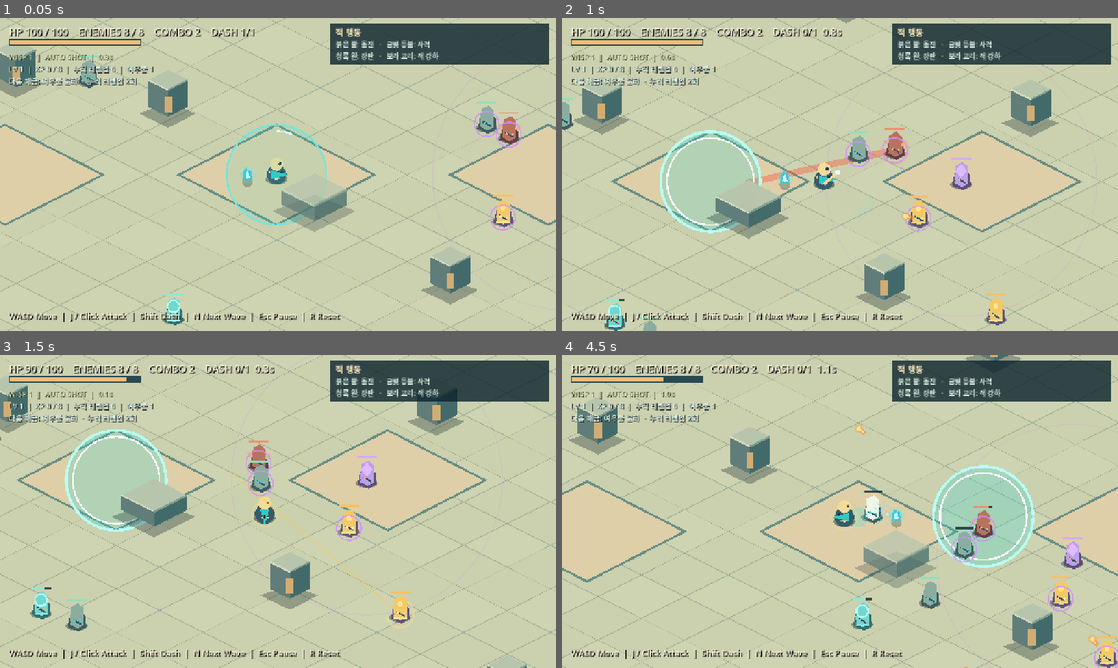
Above: before the commit, frames 1-4 (two rows, left to right).
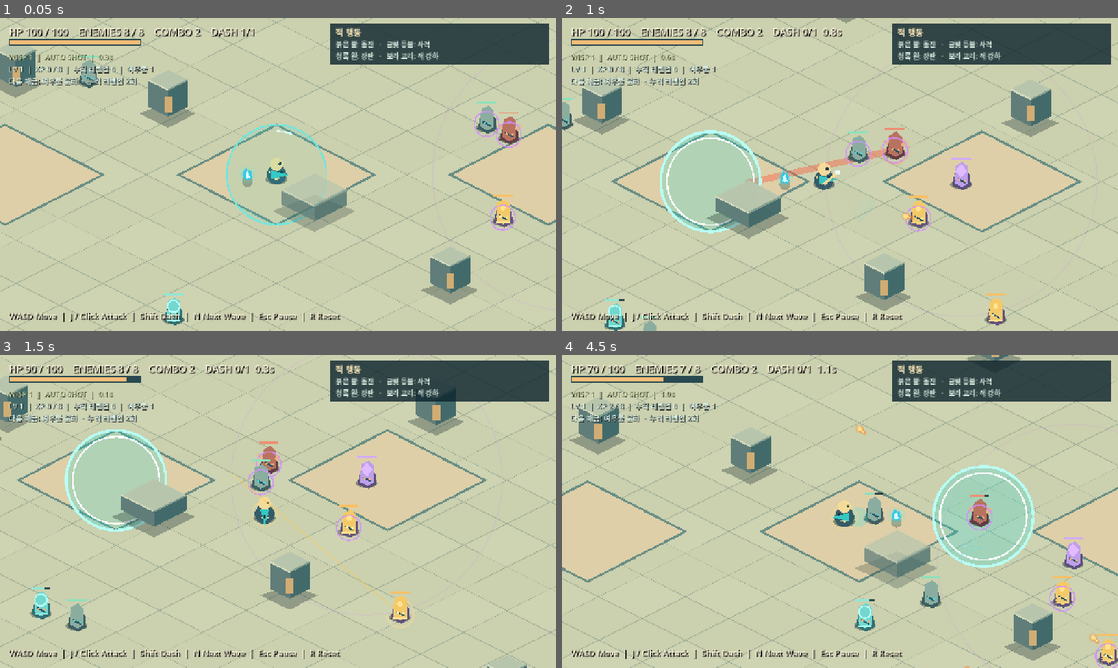
Above: after the commit, the same moments.

Repository: noru358/new-game
Game: Godot game, scene res://game/view_prototype.tscn
Same seed, same stepped clock (60 frames per second), same inputs: the game is played once before the commit and once after it. This scene is started directly instead of the project's main scene.
Inputs (mouse positions are in pixels of both pictures, inside the frame that each line leads up to):
- Up to frame 1 (0.05 s): no input
- Up to frame 2 (1 s): tap Enter at 0.5 s; move the mouse to (962, 158) at 0.52 s; hold D (move_right) from 0.53 s (still down); hold Shift (dash) from 0.53 s (still down); click (962, 158) at 0.67 s; tap Space at 0.77 s; tap V at 0.8 s
- Up to frame 3 (1.5 s): move the mouse to (166, 527) at 1.27 s; release D (move_right) at 1.28 s; release Shift (dash) at 1.28 s; hold S (move_down) from 1.28 s (still down); tap V at 1.35 s
- Up to frame 4 (4.5 s): tap Space at 1.52, 3.02, 3.77 s; tap G at 1.55, 2.1 s; move the mouse to (895, 442) at 2.02 s; release S (move_down) at 2.03 s; hold D (move_right) 2.03-2.78 s; tap N at 2.3, 2.85 s; move the mouse to (812, 574) at 2.77 s; hold W (move_up) 2.78-3.53 s; click (812, 574) at 2.92 s; tap Shift (dash) at 3.05, 4.35 s; move the mouse to (1006, 558) at 3.52 s; hold J (attack) 3.53-4.28 s; hold A (move_left) from 3.53 s (still down); tap V at 3.8 s; move the mouse to (673, 464) at 4.27 s

Frame 1 is identical in both runs. In frame 2, less than 0.1% of the frame differs, in the area x 51-80%, y 36-96%; in frame 3, 1.2%; in frame 4, 4.6%, in the area x 0-100%, y 0-100%.

Commit message:
feat: prototype eastern canal city representative slice

Diff:
--- /dev/null
+++ b/game/canal_city_terrain.gd
@@ -0,0 +1,87 @@
+class_name CanalCityTerrain
+extends HybridTerrain
+
+const MAP_SIZE := Vector2(7200, 4800)
+const WATER_Y := 2220.0
+const SOUTH_BANK_Y := 2720.0
+const BRIDGES := [Rect2(3250, WATER_Y, 360, 500), Rect2(5020, WATER_Y, 350, 500)]
+const DOCK := Rect2(4280, 2520, 350, 310)
+
+var districts := {
+	"동문": Rect2(5700, 3100, 1200, 1350),
+	"시장 골목": Rect2(3650, 950, 1850, 1200),
+	"열린 수변": Rect2(3800, 2750, 1800, 700),
+	"창고 하역장": Rect2(1450, 2950, 2350, 1500),
+	"수문 앞 마당": Rect2(1050, 1050, 1500, 1000),
+}
+
+
+func _init() -> void:
+	map_size = MAP_SIZE
+	plateaus = []
+	ramps = []
+	chasm_areas = []
+	water_areas = [
+		Rect2(350, WATER_Y, 2900, 500),
+		Rect2(3610, WATER_Y, 1410, 300),
+		Rect2(3610, 2520, 670, 200),
+		Rect2(4630, 2520, 390, 200),
+		Rect2(5370, WATER_Y, 1530, 500),
+	]
+	floor_areas = [
+		{"area": Rect2(500, 790, 6350, 1340), "height": 0.3, "color": Color("baa98a"), "name": "북쪽 석조 거리"},
+		{"area": Rect2(5700, 3140, 1100, 1250), "color": Color("b7aa8e"), "name": "동문 돌길"},
+		{"area": Rect2(3500, 1050, 2050, 1040), "color": Color("ceb996"), "name": "시장 골목"},
+		{"area": Rect2(950, 1050, 1750, 1050), "color": Color("d0c5a4"), "name": "수문 앞 마당"},
+		{"area": Rect2(1350, 2900, 2500, 1500), "color": Color("a89c85"), "name": "창고 하역장"},
+		{"area": Rect2(3750, 2770, 1780, 730), "color": Color("c9bc9c"), "name": "열린 수변"},
+		{"area": Rect2(3250, WATER_Y, 360, 500), "color": Color("a88058"), "name": "서쪽 연결교"},
+		{"area": Rect2(5020, WATER_Y, 350, 500), "color": Color("a88058"), "name": "상점 사이 연결교"},
+		{"area": DOCK, "color": Color("987650"), "name": "고정 선착장"},
+	]
+	wall_areas = []
+	# Buildings, their navigation footprints, and their visible geometry use one record.
+	for entry in [
+		[Rect2(3720, 990, 450, 355), "shop", "d9d0b8"],
+		[Rect2(4270, 890, 500, 390), "shop", "d3c2a6"],
+		[Rect2(4870, 1010, 435, 310), "shop", "dfd5bc"],
+		[Rect2(3730, 1770, 480, 360), "shop", "cfc5ae"],
+		[Rect2(4290, 1790, 440, 330), "shop", "d8cfb3"],
+		[Rect2(5420, 1720, 400, 400), "shop", "d2c5a8"],
+		[Rect2(1530, 3520, 610, 650), "warehouse", "c8bd9f"],
+		[Rect2(2240, 3500, 645, 650), "warehouse", "c3b99f"],
+		[Rect2(2990, 3500, 650, 770), "warehouse", "cbbda1"],
+		[Rect2(1810, 4260, 750, 390), "warehouse", "c4b69b"],
+		[Rect2(2740, 4320, 720, 310), "warehouse", "c3bea8"],
+		[Rect2(890, 1200, 210, 370), "sluice", "7c9997"],
+		[Rect2(890, 1760, 210, 360), "sluice", "7c9997"],
+		[Rect2(6570, 3050, 250, 490), "gate", "8b9a88"],
+		[Rect2(6570, 4020, 250, 500), "gate", "8b9a88"],
+	]:
+		var kind: String = entry[1]
+		wall_areas.append({"area": entry[0], "height": 260.0 if kind == "warehouse" else 230.0 if kind == "shop" else 195.0, "color": Color(entry[2]), "kind": kind})
+	# Far bank silhouettes sit beyond the trial's walkable northern edge.
+	wall_areas.append({"area": Rect2(0, 720, 7200, 36), "height": 46.0, "color": Color("728981"), "kind": "parapet"})
+	for i in 12:
+		var width := 440.0 + float(i % 3) * 95.0
+		wall_areas.append({"area": Rect2(170.0 + i * 605.0, -550.0 + float(i % 2) * 105.0, width, 1030.0), "height": 220.0 + float(i % 4) * 55.0, "color": Color("bdc2ad") if i % 2 == 0 else Color("d5ceb4"), "kind": "background", "collidable": false})
+	for bridge in BRIDGES:
+		for edge_x in [bridge.position.x, bridge.end.x - 24.0]:
+			wall_areas.append({"area": Rect2(edge_x, WATER_Y, 24.0, 500.0), "height": 43.0, "color": Color("7b7060"), "kind": "bridge_rail"})
+	# Fixed waterside stairs and quay blocks do not project over the combat lane.
+	for i in 5:
+		wall_areas.append({"area": Rect2(3810 + i * 330, SOUTH_BANK_Y, 44, 34), "height": 35.0, "color": Color("958f77"), "kind": "bollard"})
+
+
+func height_at(_point: Vector2) -> float:
+	return 0.0
+
+
+func surface_name(point: Vector2) -> String:
+	for district in districts:
+		if (districts[district] as Rect2).has_point(point):
+			return district
+	for bridge in BRIDGES:
+		if bridge.has_point(point): return "운하 연결교"
+	if DOCK.has_point(point): return "고정 선착장"
+	return "강남 수로도시"
--- /dev/null
+++ b/game/canal_city_trial.gd
@@ -0,0 +1,190 @@
+extends "res://game/hybrid_height.gd"
+
+const CanalTerrain = preload("res://game/canal_city_terrain.gd")
+const COMBAT_POINTS := [Vector2(6050, 3440), Vector2(5200, 1630), Vector2(4080, 1550), Vector2(4770, 3180), Vector2(2600, 2960)]
+
+var enemies_enabled := false
+var mode_button: Button
+
+
+func minimap_heading() -> String:
+	return "수로도시 · 동선"
+
+
+func minimap_legend() -> String:
+	return "동문 · 시장 · 석교 · 창고 · 수변"
+
+
+func _init() -> void:
+	terrain = CanalTerrain.new()
+	start_point = Vector2(6750, 3790)
+	enemy_points = []
+	landmark_points = {"동문": start_point, "시장 골목": Vector2(4510, 1510), "열린 수변": Vector2(4570, 3140), "창고 하역장": Vector2(2200, 2950), "수문 마당": Vector2(1840, 1500)}
+	scene_title = "Loop Conquest — 수로도시 장소 시험"
+	scene_hud_title = "수로도시 · v2 배치 시험"
+	ground_color = Color("a5a58d")
+	combat_camera_size = 10.8
+	overview_camera_size = 46.0
+	growth_persists = false
+
+
+func _build_terrain(render_bounds := Rect2()) -> void:
+	super._build_terrain(Rect2(-300, -700, 7800, 5900))
+	_build_city_details()
+
+
+func _build_city_details() -> void:
+	for record in terrain.wall_areas:
+		var area: Rect2 = record.area
+		match record.get("kind", ""):
+			"shop": _shop(area, float(record.height), record.color)
+			"warehouse": _warehouse(area, float(record.height), record.color)
+			"background": _background_building(area, float(record.height))
+			"sluice":
+				_pitched_roof(area, float(record.height), Color("405754"), 58)
+				_box(Rect2(area.position.x + 50, area.position.y - 12, 105, 18), 145, Color("324e53"))
+			"gate":
+				_pitched_roof(area, float(record.height), Color("435850"), 65)
+				_box(Rect2(area.position.x + 50, area.position.y - 12, 110, 20), 145, Color("425952"))
+	for bridge in CanalTerrain.BRIDGES:
+		for i in 8:
+			_box(Rect2(bridge.position.x + 26, bridge.position.y + i * 62, bridge.size.x - 52, 7), 3, Color("e1bf87"), 3)
+	_box(Rect2(6545, 3500, 300, 560), 25, Color("6c4b3e"), 225)
+	_pitched_roof(Rect2(6545, 3500, 300, 560), 250, Color("344d4d"), 83)
+	_box(Rect2(6555, 3555, 275, 34), 16, Color("9d7150"), 272)
+	for point in [Vector2(6500, 3565), Vector2(6500, 3980)]: _lantern(point)
+	for i in 5:
+		_box(Rect2(3780 + i * 342, 2770 + i % 2 * 5, 270, 23), 6, Color("e2cfaa"), 2)
+		_box(Rect2(3780 + i * 342, 2810 + i % 2 * 5, 270, 21), 6, Color("ad9d82"), 2)
+	for i in 6:
+		_box(Rect2(CanalTerrain.DOCK.position.x + 12, CanalTerrain.DOCK.position.y + i * 48, CanalTerrain.DOCK.size.x - 24, 7), 6, Color("cba878"), 5)
+	for point in [Vector2(4170, 2890), Vector2(4910, 2880), Vector2(3690, 2840), Vector2(5360, 2890)]:
+		_box(Rect2(point.x, point.y, 45, 45), 65, Color("777b6a"))
+	for point in [Vector2(3490, 1530), Vector2(5500, 1690), Vector2(3840, 3200), Vector2(5600, 3180), Vector2(1580, 2060)]:
+		_lantern(point)
+	for i in 4:
+		var crate_point := Vector2(1650 + i * 490, 3330 + i % 2 * 35)
+		_box(Rect2(crate_point, Vector2(95, 84)), 80, Color("80654a"))
+		_box(Rect2(crate_point + Vector2(113, 35), Vector2(68, 65)), 58, Color("ab8558"))
+	# Boats are visual context, and are deliberately outside the walkable deck.
+	for point in [Vector2(1150, 2420), Vector2(6170, 2450)]:
+		_box(Rect2(point - Vector2(185, 55), Vector2(370, 110)), 32, Color("514b42"), 3)
+		_box(Rect2(point - Vector2(143, 37), Vector2(286, 74)), 8, Color("b28e5f"), 35)
+
+
+func _shop(area: Rect2, height: float, color: Color) -> void:
+	_pitched_roof(area, height, Color("385453") if int(area.position.x / 100) % 2 == 0 else Color("4d5651"), 62)
+	var faces_south := area.position.y < 1600
+	var front_y: float = area.end.y if faces_south else area.position.y
+	var door_y: float = front_y + 4 if faces_south else front_y - 12
+	_box(Rect2(area.get_center().x - 49, door_y, 98, 12), 135, Color("6b4634"), 0)
+	for x in [area.position.x + 17, area.end.x - 34]:
+		_box(Rect2(x, door_y, 17, 18), height - 15, Color("6b4634"))
+	for side in [-1, 1]:
+		_box(Rect2(area.get_center().x + side * 132 - 34, door_y, 68, 12), 66, Color("a28960"), 95)
+		_box(Rect2(area.get_center().x + side * 132 - 3, door_y + (8 if faces_south else -8), 6, 10), 67, Color("5b4835"), 95)
+	var awning_y: float = front_y + 15 if faces_south else front_y - 105
+	for stripe in 5:
+		_box(Rect2(area.position.x + 24 + stripe * (area.size.x - 48) / 5.0, awning_y, (area.size.x - 48) / 5.0 - 3, 88), 9, Color("d7c39b") if stripe % 2 == 0 else Color("9d614b"), 163)
+	for edge_x in [area.position.x + 35, area.end.x - 47]:
+		_box(Rect2(edge_x, awning_y + 53, 12, 12), 155, Color("6a5741"))
+	_box(Rect2(area.position.x + 40, awning_y + (105 if faces_south else -8), 88, 55), 69, Color("a88053"))
+
+
+func _warehouse(area: Rect2, height: float, color: Color) -> void:
+	_pitched_roof(area, height, Color("425758"), 67)
+	_box(Rect2(area.get_center().x - 112, area.position.y - 12, 224, 17), 182, Color("65452f"))
+	_box(Rect2(area.position.x + 38, area.position.y - 12, area.size.x - 76, 14), 20, Color("704c35"), height - 45)
+	for edge_x in [area.position.x + 26, area.end.x - 43]:
+		_box(Rect2(edge_x, area.position.y - 15, 17, 22), height - 20, color.darkened(0.3))
+	for i in 3:
+		_box(Rect2(area.position.x + 70 + i * (area.size.x - 140) / 3.0, area.position.y - 67, 70, 53), 42, Color("94734e"))
+
+
+func _background_building(area: Rect2, height: float) -> void:
+	_pitched_roof(area, height, Color("3e5555"), 61)
+	for i in 3:
+		_box(Rect2(area.position.x + 65 + i * 125, area.end.y + 1, 45, 9), 55, Color("d5c7a8"), 95)
+
+
+func _pitched_roof(area: Rect2, wall_height: float, tile_color: Color, rise: float) -> void:
+	var eave := area.grow(24)
+	var ridge_y := eave.get_center().y
+	var st := SurfaceTool.new()
+	st.begin(Mesh.PRIMITIVE_TRIANGLES)
+	for side in 2:
+		var edge_y: float = eave.position.y if side == 0 else eave.end.y
+		for row in 6:
+			var a := float(row) / 6.0
+			var b := float(row + 1) / 6.0
+			var y0 := lerpf(edge_y, ridge_y, a)
+			var y1 := lerpf(edge_y, ridge_y, b)
+			var h0 := wall_height + 15.0 + rise * a
+			var h1 := wall_height + 15.0 + rise * b
+			for tile in ceili(eave.size.x / 64.0):
+				var x0 := eave.position.x + tile * 64.0
+				var x1 := minf(x0 + 64.0, eave.end.x)
+				_quad(st, [Vector3(x0, h0, y0), Vector3(x1, h0, y0), Vector3(x1, h1, y1), Vector3(x0, h1, y1)], tile_color.lightened(0.06) if (tile + row) % 3 == 0 else tile_color.darkened(0.07) if row % 2 == 0 else tile_color)
+	st.generate_normals()
+	var roof := MeshInstance3D.new()
+	roof.mesh = st.commit()
+	var material := _material(Color.WHITE)
+	material.vertex_color_use_as_albedo = true
+	roof.material_override = material
+	add_child(roof)
+	_box(Rect2(eave.position.x, ridge_y - 7, eave.size.x, 14), 13, tile_color.darkened(0.23), wall_height + rise + 15)
+	for edge_y in [eave.position.y, eave.end.y - 15]:
+		_box(Rect2(eave.position.x, edge_y, eave.size.x, 15), 17, Color("6b4936"), wall_height + 5)
+
+
+func _lantern(point: Vector2) -> void:
+	_box(Rect2(point - Vector2(7, 7), Vector2(14, 14)), 155, Color("4d5750"))
+	var bulb := _sphere(0.13, Color("f4d995"))
+	bulb.position = terrain.world_point(point, 165)
+	add_child(bulb)
+
+
+func _box(area: Rect2, height: float, color: Color, lift: float = 0.0) -> void:
+	var node := MeshInstance3D.new()
+	var mesh := BoxMesh.new()
+	mesh.size = Vector3(area.size.x, height, area.size.y) * HybridTerrain.SCALE
+	node.mesh = mesh
+	node.material_override = _material(color)
+	node.position = Vector3(area.get_center().x, lift + height * 0.5, area.get_center().y) * HybridTerrain.SCALE
+	add_child(node)
+
+
+func spawn_enemies() -> void:
+	enemy_points = COMBAT_POINTS.duplicate() if enemies_enabled else []
+	super.spawn_enemies()
+	if mode_button != null: mode_button.text = "V · 일반 적 5명 켜짐" if enemies_enabled else "V · 경관만 보기"
+
+
+func _build_ui() -> void:
+	super._build_ui()
+	var canvas: CanvasLayer = get_children().filter(func(child): return child is CanvasLayer).back()
+	mode_button = Button.new()
+	mode_button.position = Vector2(1005, 633)
+	mode_button.size = Vector2(240, 42)
+	mode_button.text = "V · 경관만 보기"
+	mode_button.pressed.connect(_toggle_enemies)
+	canvas.add_child(mode_button)
+	var note := Label.new()
+	note.position = Vector2(716, 683)
+	note.text = "G 야영지 귀환 · 이 구간은 진행과 보상을 저장하지 않음"
+	note.add_theme_font_size_override("font_size", 15)
+	canvas.add_child(note)
+
+
+func _toggle_enemies() -> void:
+	enemies_enabled = not enemies_enabled
+	spawn_enemies()
+
+
+func _input(event: InputEvent) -> void:
+	super._input(event)
+	if event is InputEventKey and event.pressed and not event.echo:
+		if event.keycode == KEY_V and not paused and not growth.choosing: _toggle_enemies()
+		if event.keycode == KEY_G and not growth.choosing:
+			_set_paused(false)
+			get_tree().change_scene_to_file("res://game/travel_camp.tscn")
--- /dev/null
+++ b/game/canal_city_trial.tscn
@@ -0,0 +1,6 @@
+[gd_scene load_steps=2 format=3]
+
+[ext_resource type="Script" path="res://game/canal_city_trial.gd" id="1"]
+
+[node name="CanalCityTrial" type="Node3D"]
+script = ExtResource("1")
--- a/game/hub.gd
+++ b/game/hub.gd
@@ -4,6 +4,7 @@
 const AwakeningCatalog = preload("res://game/awakening_catalog.gd")
 const REGION_SCENE := "res://game/hybrid_region.tscn"
 const JUNGLE_SCENE := "res://game/jungle_pass.tscn"
+const CANAL_TRIAL_SCENE := "res://game/canal_city_trial.tscn"
 
 var profile: RunProfile
 var profile_save_prefix := "user://loop_conquest_profile"
@@ -110,6 +111,8 @@
 	supply_toggle_button = _button(supplies, "", _toggle_supply)
 	supply_buy_button.size_flags_horizontal = Control.SIZE_EXPAND_FILL
 	supply_toggle_button.size_flags_horizontal = Control.SIZE_EXPAND_FILL
+	var trial := _button(region, "개발 시험 · 수로도시 대표 구간 (진행·보상 저장 없음)", func(): get_tree().change_scene_to_file(CANAL_TRIAL_SCENE))
+	trial.add_theme_font_size_override("font_size", 15)
 	start_button = _button(root_box, "청록 폐사원 출정", _depart)
 	start_button.custom_minimum_size.y = 54
 	tabs.tab_changed.connect(func(index: int): start_button.visible = index == 0)
--- a/game/hybrid_height.gd
+++ b/game/hybrid_height.gd
@@ -42,6 +42,7 @@
 var wisp_visuals: Dictionary = {}
 var wisp_motion: Dictionary = {}
 var growth_save_prefix := "user://loop_conquest_hybrid_lab_unlocks"
+var growth_persists := true
 var attack_visual := MeshInstance3D.new()
 var attack_mesh := ImmediateMesh.new()
 var moving_slash_visual := MeshInstance3D.new()
@@ -138,6 +139,7 @@
 	growth = GrowthScript.new()
 	growth.setup(simulation, player, wisp)
 	growth.unlocks.save_prefix = growth_save_prefix
+	growth.unlocks.save_enabled = growth_persists
 	growth.basic_speed_base = player.basic_speed_bonus
 	growth.hud_position = Vector2(28, 128)
 	# Keep the accepted two-charge movement baseline in this comparison scene.
--- a/game/hybrid_minimap.gd
+++ b/game/hybrid_minimap.gd
@@ -28,7 +28,8 @@
 	if not is_instance_valid(arena):
 		return
 	draw_rect(Rect2(Vector2.ZERO, size), Color(0.05, 0.13, 0.15, 0.91))
-	draw_string(get_theme_default_font(), Vector2(12, 22), "높이·동선", HORIZONTAL_ALIGNMENT_LEFT, -1, 15, Color("e9eee4"))
+	var heading: String = arena.minimap_heading() if arena.has_method("minimap_heading") else "높이·동선"
+	draw_string(get_theme_default_font(), Vector2(12, 22), heading, HORIZONTAL_ALIGNMENT_LEFT, -1, 15, Color("e9eee4"))
 	var bounds: Rect2 = arena.display_bounds()
 	var world_size: Vector2 = bounds.size
 	var ground_outline := PackedVector2Array([
@@ -89,6 +90,8 @@
 	var legend := "물 · 중정 · 테라스 · 뜰 · 회랑 · 성소" if world_size.x > 2500.0 else "청록 물 · 금빛 중정 · 밝은 테라스"
 	if bounds.position.x > 5100:
 		legend = "물길 · 바위 갈림길 · 안쪽 유적" if arena.region_id == RunProfile.JUNGLE_REGION else "굽은 진입로 · 연못 갈림길 · 안쪽 제단"
+	if arena.has_method("minimap_legend"):
+		legend = arena.minimap_legend()
 	draw_string(get_theme_default_font(), Vector2(12, 208), legend, HORIZONTAL_ALIGNMENT_LEFT, -1, 11, Color("d8e5dc"))
 	var footprint := camera_ground_footprint()
 	if footprint.size() == 4:
--- a/game/unlock_progress.gd
+++ b/game/unlock_progress.gd
@@ -8,6 +8,7 @@
 }
 
 var save_prefix := "user://loop_conquest_1d_unlocks"
+var save_enabled := true
 var lifetime_levelups := 0
 var generation := 0
 
@@ -15,6 +16,7 @@
 func load_progress() -> void:
 	lifetime_levelups = 0
 	generation = 0
+	if not save_enabled: return
 	for suffix in ["_a.json", "_b.json"]:
 		var path: String = save_prefix + suffix
 		if not FileAccess.file_exists(path):
@@ -51,6 +53,7 @@
 
 
 func _save_progress() -> void:
+	if not save_enabled: return
 	var next_generation := generation + 1
 	var suffix := "_a.json" if next_generation % 2 == 1 else "_b.json"
 	var file := FileAccess.open(save_prefix + suffix, FileAccess.WRITE)
--- a/project.godot
+++ b/project.godot
@@ -10,7 +10,7 @@
 
 [application]
 
-config/name="Loop Conquest - Readability v25"
+config/name="Loop Conquest - Canal City Trial v29"
 config/use_custom_user_dir=true
 config/custom_user_dir_name="Godot/app_userdata/Loop Conquest - 1G Complete Run v03"
 run/main_scene="res://game/travel_camp.tscn"
--- /dev/null
+++ b/tests/verify_canal_city_trial.gd
@@ -0,0 +1,76 @@
+extends SceneTree
+
+var failures := 0
+
+
+func _initialize() -> void:
+	call_deferred("_run")
+
+
+func _run() -> void:
+	var city: Node3D = load("res://game/canal_city_trial.tscn").instantiate()
+	root.add_child(city)
+	await process_frame
+	_check(city.terrain.map_size == Vector2(7200, 4800), "v2 trial size")
+	_check(city.terrain.plateaus.is_empty() and city.terrain.ramps.is_empty(), "flat traversal")
+	_check(not city.growth.unlocks.save_enabled, "no permanent growth progress")
+	_check(_enemy_count(city) == 0, "scenic mode starts without enemies")
+	for point in [Vector2(4000, 2410), Vector2(4050, 1080), Vector2(2550, 3700), Vector2(430, 730)]:
+		_check(not city.navigation.is_open(point, 30.0), "water/building/boundary blocked at %s" % point)
+	for point in [Vector2(3420, 2430), Vector2(5190, 2500), Vector2(4460, 2610), city.start_point]:
+		_check(city.navigation.is_open(point, 30.0), "bridge/dock/entrance open at %s" % point)
+	var route := [city.start_point, Vector2(4510, 1510), Vector2(4570, 3140), Vector2(1840, 1500), city.start_point]
+	for i in route.size() - 1:
+		var path: PackedVector2Array = city.navigation.find_path(route[i], route[i + 1])
+		_check(path.size() > 2, "route %d available" % i)
+		if path.size() > 2: print("Canal route %d: %d nodes, %.0f units" % [i, path.size(), _path_length(path)])
+	for bridge in CanalCityTerrain.BRIDGES:
+		var mid_x: float = bridge.get_center().x
+		for segment in [[Vector2(mid_x, 2040), Vector2(mid_x, 2940)], [Vector2(mid_x, 2940), Vector2(mid_x, 2040)]]:
+			_check(city.navigation.find_path(segment[0], segment[1]).size() > 2, "bridge %.0f roundtrip" % mid_x)
+	city.teleport(Vector2(4000, 2150))
+	Input.action_press("move_left", 0.707)
+	Input.action_press("move_down", 0.707)
+	for frame in 100: await physics_frame
+	Input.action_release("move_left")
+	Input.action_release("move_down")
+	_check(city.player.position.y <= CanalCityTerrain.WATER_Y - 29.0, "physical player cannot walk into water")
+	city.teleport(Vector2(4040, 1420))
+	Input.action_press("move_right", 0.707)
+	Input.action_press("move_up", 0.707)
+	for frame in 100: await physics_frame
+	Input.action_release("move_right")
+	Input.action_release("move_up")
+	_check(city.player.position.y >= 1374.0, "physical player cannot walk into shop")
+	city._toggle_enemies()
+	_check(_enemy_count(city) == 5, "combat mode has five ordinary enemies")
+	for actor in city.actors:
+		if actor is TrainingEnemy:
+			_check(city.navigation.is_open(actor.global_position, 30.0), "enemy starts outside obstacles")
+			_check(city.navigation.find_path(actor.global_position, city.start_point).size() > 2, "enemy can path to entrance")
+	city._toggle_enemies()
+	await process_frame
+	_check(_enemy_count(city) == 0, "scenic toggle clears enemies")
+	city.queue_free()
+	await process_frame
+	print("Canal city trial verification %s (%d failures)" % ["passed" if failures == 0 else "failed", failures])
+	quit(1 if failures else 0)
+
+
+func _enemy_count(city: Node3D) -> int:
+	var count := 0
+	for actor in city.actors:
+		if actor is TrainingEnemy and is_instance_valid(actor) and not actor.is_queued_for_deletion(): count += 1
+	return count
+
+
+func _path_length(path: PackedVector2Array) -> float:
+	var length := 0.0
+	for i in range(1, path.size()): length += path[i - 1].distance_to(path[i])
+	return length
+
+
+func _check(ok: bool, message: String) -> void:
+	if not ok:
+		failures += 1
+		printerr("FAIL: ", message)
--- /dev/null
+++ b/tests/verify_canal_crowd.gd
@@ -0,0 +1,32 @@
+extends SceneTree
+
+var failures := 0
+
+func _initialize() -> void:
+	call_deferred("_run")
+
+func _run() -> void:
+	var city: Node3D = load("res://game/canal_city_trial.tscn").instantiate()
+	root.add_child(city)
+	await process_frame
+	city.teleport(Vector2(5190, 3100))
+	var crowd: Array[TrainingEnemy] = []
+	for i in 5:
+		crowd.append(city._spawn_enemy_at(Vector2(5120 + (i % 3) * 42, 1780 + (i / 3) * 55), TrainingEnemy.Role.FRAGMENT, 22.0))
+	for frame in 720: await physics_frame
+	var crossed := 0
+	for enemy in crowd:
+		if not is_instance_valid(enemy) or enemy.health <= 0: continue
+		if enemy.global_position.y > 2720: crossed += 1
+		for water in city.terrain.water_areas:
+			_check(not water.has_point(enemy.global_position), "crowd remains out of canal")
+	_check(crossed >= 3, "at least three enemies crossed the eastern bridge; actual=%d" % crossed)
+	print("Canal crowd: %d/5 crossed eastern bridge, failures=%d" % [crossed, failures])
+	city.queue_free()
+	await process_frame
+	quit(1 if failures else 0)
+
+func _check(ok: bool, message: String) -> void:
+	if not ok:
+		failures += 1
+		printerr("FAIL: ", message)
Not shown, added: game/canal_city_terrain.gd.uid
Not shown, added: game/canal_city_trial.gd.uid
Not shown, added: tests/verify_canal_city_trial.gd.uid
Not shown, added: tests/verify_canal_crowd.gd.uid
Not shown, changed: DEV_STATUS.md
Not shown, changed: LOOP_CONQUEST_MASTER.md
